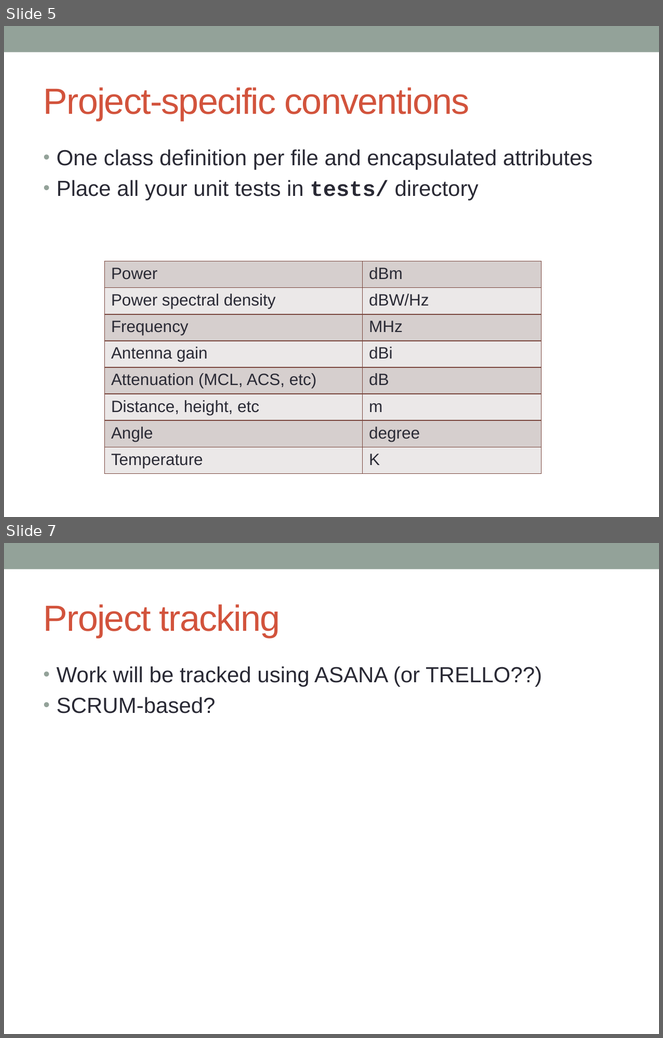
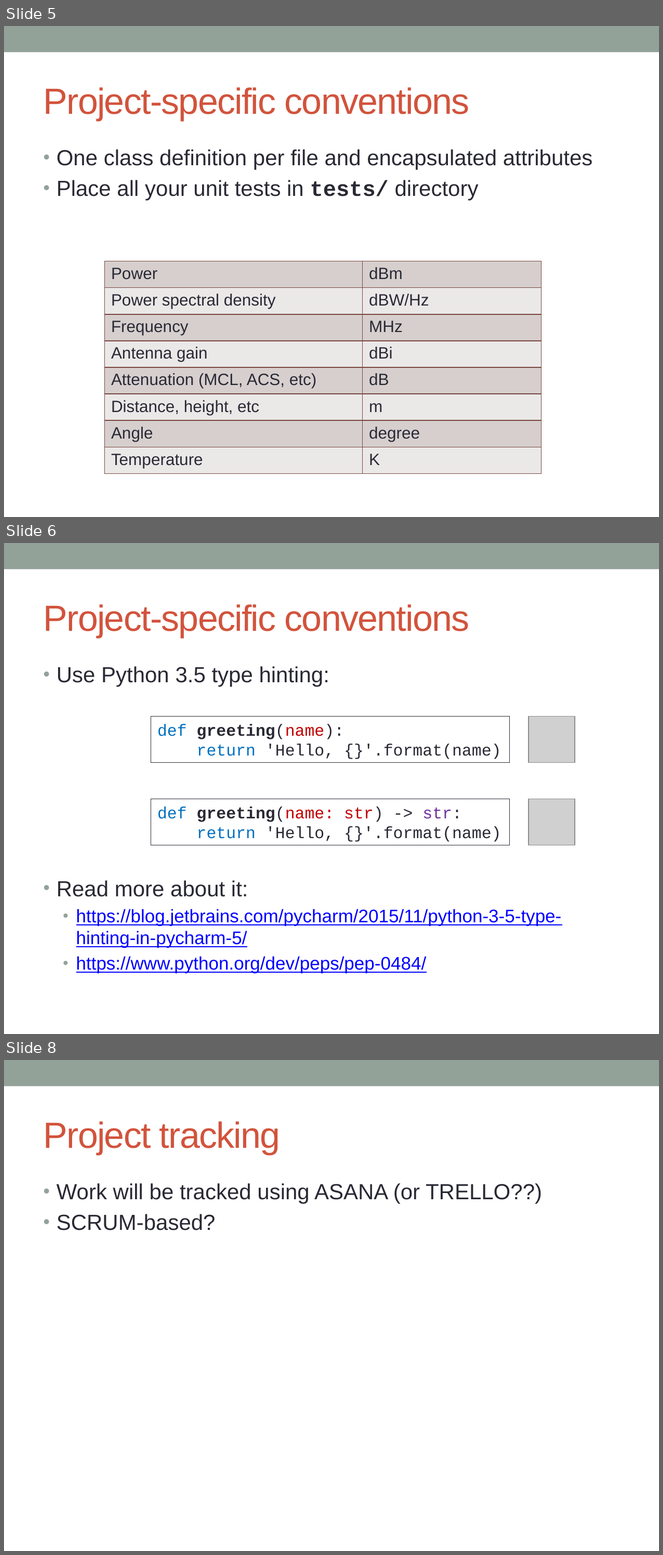
Before and after one commit to SIMULATOR-WG/SHARC, a slide deck: docs/Welcome to SHARC.pptx. Shown one above the other, each under a label of ours: slides 5 and 7 before the commit, slides 5, 6 and 8 after it; the slides between them are not shown. The pictures are 663x1038 and 663x1555 pixels, drawn with LibreOffice and Linux fonts; fonts in the diff are those of the drawing; grey boxes stand for pictures. Boxes give left, top, right and bottom in pixels: in the first picture for what was removed or moved away, otherwise in the second. Text is boxed around its words. In the diff, an @@ line names an element or a change of style, - is before the commit and + after.

Commit message:
Slide about type hinting

```diff
--- a/docs/Welcome to SHARC.pptx
+++ b/docs/Welcome to SHARC.pptx
@@ slide 6 added at (4, 543, 659, 1034), background #FFFFFF; not listed: 1 template element that a slide beside it also shows @@
@@ title added at (44, 604, 470, 638), 40 pt, text #D2533C @@
+Project-specific conventions
@@ text added at (57, 666, 562, 974), 20 pt, text #0000FF, underline @@
+• Use Python 3.5 type hinting:
+• Read more about it:
+  • https://blog.jetbrains.com/pycharm/2015/11/python-3-5-type-hinting-in-pycharm-5/
+  • https://www.python.org/dev/peps/pep-0484/
@@ rectangle added at (151, 717, 510, 763), outline #292934 0.75 pt, 18 pt, text #292934 @@
+def greeting(name):
+return 'Hello, {}'.format(name)
@@ picture added at (529, 717, 575, 763) @@
@@ rectangle added at (151, 799, 510, 846), outline #292934 0.75 pt, 18 pt, text #292934 @@
+def greeting(name: str) -> str:
+return 'Hello, {}'.format(name)
@@ picture added at (529, 799, 575, 846) @@
@@ what was slide 7 is now slide 8 @@
```
Also in this commit, not shown: 1 slide changed.
